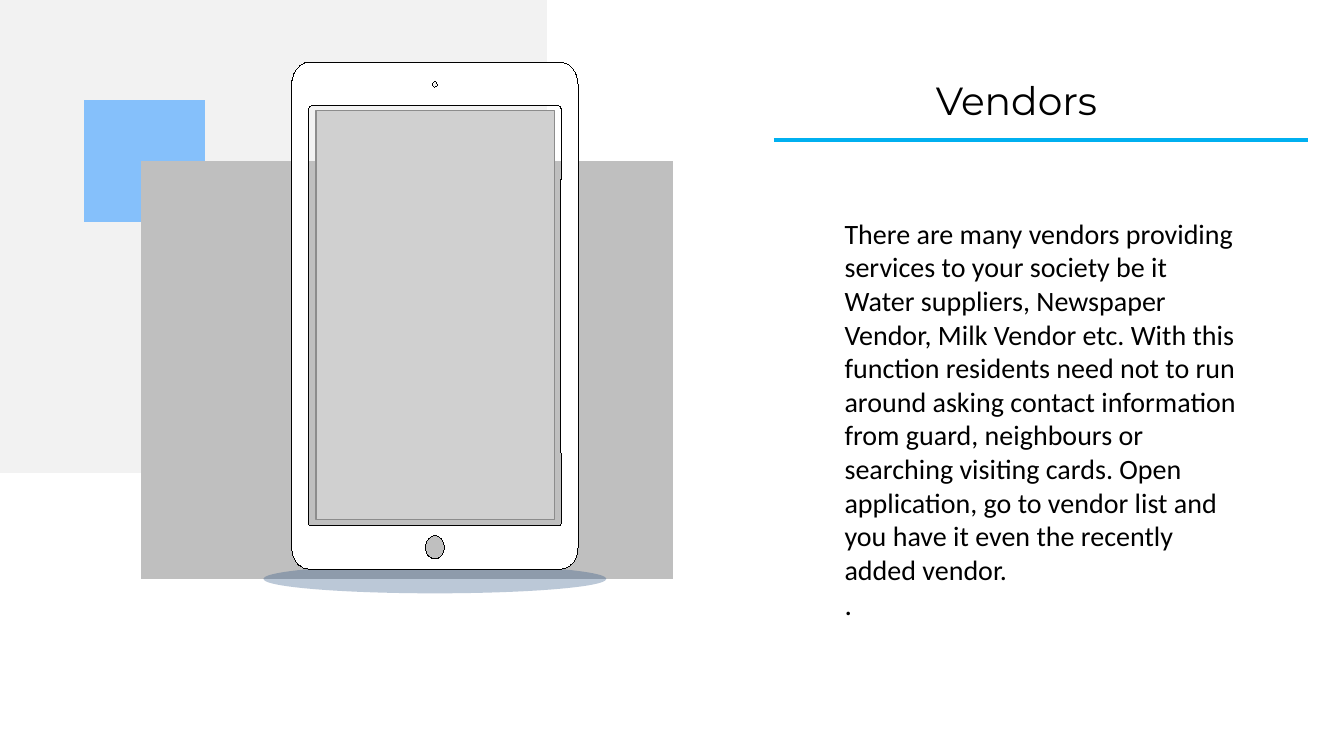
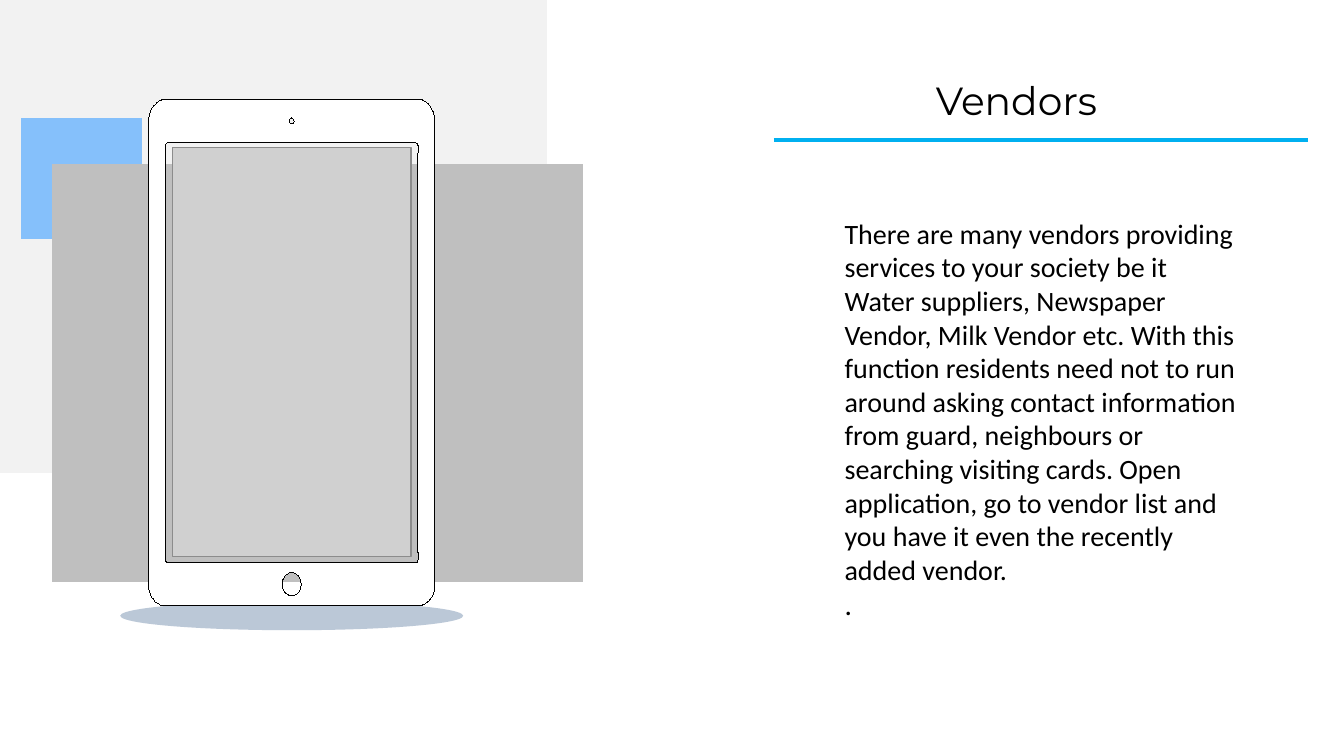
Before and after one commit to Anvisys/Documents, a slide deck: slide 12 of Nestin presentation & poster.pptx (slide 10 before the commit). Drawn at 1344x756 pixels with LibreOffice and Linux fonts; fonts in the diff are those of the drawing; grey boxes stand for pictures. Boxes give left, top, right and bottom in pixels: in the first picture for what was removed or moved away, otherwise in the second. Text is boxed around its words. In the diff, an @@ line names an element or a change of style, - is before the commit and + after.

```diff
--- a/Nestin presentation & poster.pptx
+++ b/Nestin presentation & poster.pptx
@@ freeform shape: place and size @@
-freeform shape at bbox=[85, 101, 205, 221]
+freeform shape at bbox=[21, 119, 141, 239]
@@ 1 picture, 1 ellipse, 1 freeform shape: place and size @@
-1 picture, 1 ellipse, 1 freeform shape at bbox=[263, 63, 606, 594]
+1 picture, 1 ellipse, 1 freeform shape at bbox=[120, 100, 463, 631]
@@ freeform shape: place and size @@
-freeform shape at bbox=[142, 161, 673, 579]
+freeform shape at bbox=[52, 164, 583, 582]
```
Also in this commit, not shown: 5 other slides changed, 2 slides added, 4 other files.
